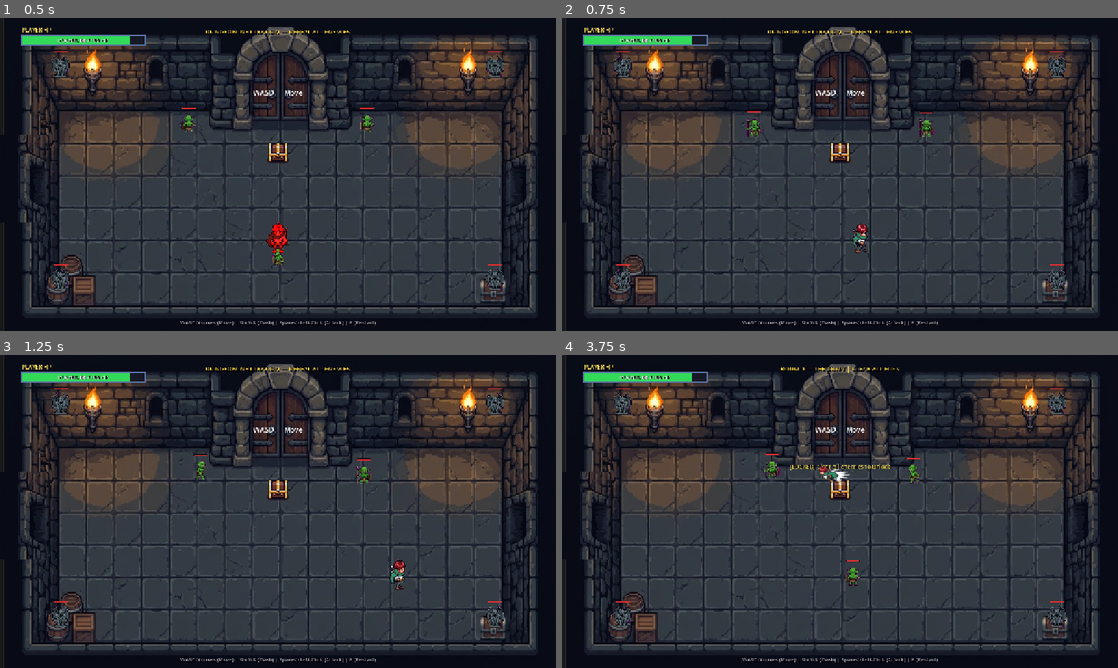
Above: before the commit, frames 1-4 (two rows, left to right).
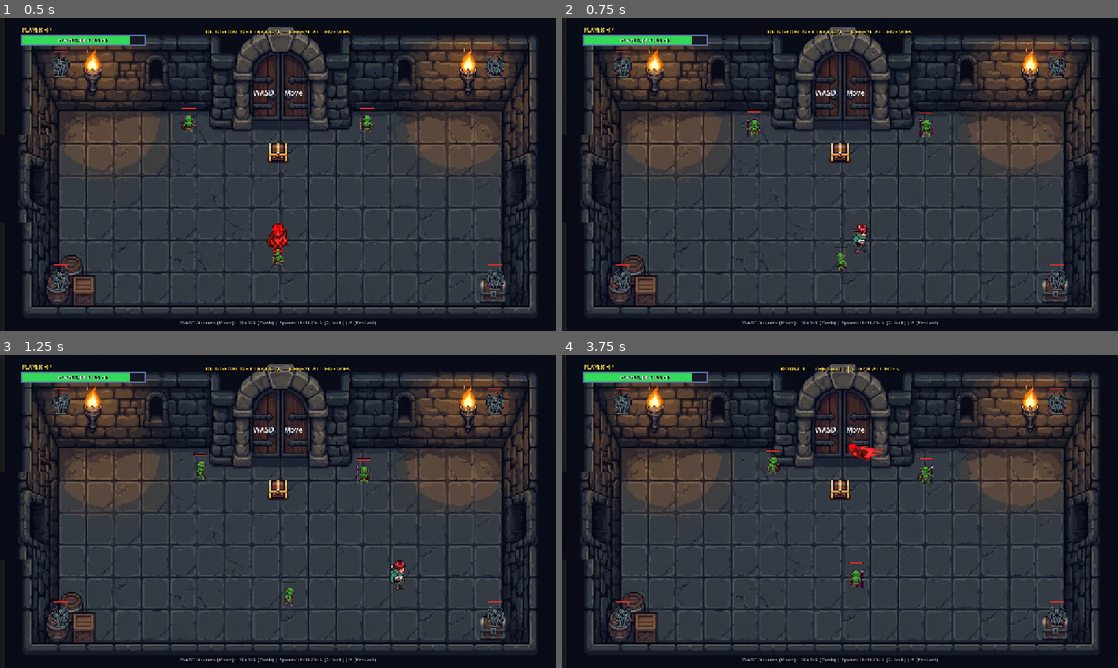
Above: after the commit, the same moments.

Repository: dakshshrivastava2025/SkillIssue.exe
Game: Godot game, scene res://scenes/enemies/main.tscn
The game is run twice, just before and just after one commit, with the same random seed, the same clock (stepped at 60 frames per second) and the same inputs.
Inputs (mouse positions are in pixels of both pictures, inside the frame that each line leads up to):
- Up to frame 1 (0.5 s): no input
- Up to frame 2 (0.75 s): tap Enter (ui_accept) at 0.5 s; move the mouse to (962, 158) at 0.52 s; hold Right (move_right) from 0.53 s (still down); hold J (attack) from 0.53 s (still down); click (962, 158) at 0.67 s
- Up to frame 3 (1.25 s): keep holding Right (move_right); keep holding J (attack); tap Enter (ui_accept) at 0.77 s; tap Shift (dash) at 0.8 s
- Up to frame 4 (3.75 s): move the mouse to (728, 527) at 1.27 s; release Right (move_right) at 1.28 s; release J (attack) at 1.28 s; hold Down (move_down) 1.28-2.03 s; tap Shift (dash) at 1.35, 3.05, 3.6 s; tap Enter (ui_accept) at 1.52, 3.02 s; tap R at 1.55, 2.1 s; move the mouse to (895, 442) at 2.02 s; hold Right (move_right) 2.03-2.78 s; hold J (attack) 2.03-2.78 s; move the mouse to (812, 574) at 2.77 s; hold Up (move_up) 2.78-3.53 s; tap J (attack) at 2.85 s; click (812, 574) at 2.92 s; move the mouse to (1006, 558) at 3.52 s; hold Left (move_left) from 3.53 s (still down)

Frame 1 is identical in both runs. In frame 2, less than 0.1% of the frame differs, in the area x 49-52%, y 73-82%; in frame 3, less than 0.1%; in frame 4, 1.1%, in the area x 36-67%, y 27-75%.
Error after the commit: Parse Error: Function "reset_full_session" has the same name as a previously declared function. (res://autoload/AIDirector.gd:380)

Commit message:
Fix restart to fully clear all telemetry/buff data and base stats (1-shot initial goblins), and add +20 HP heal on new levels below 75% HP

Diff:
--- a/autoload/AIDirector.gd
+++ b/autoload/AIDirector.gd
@@ -349,3 +349,36 @@
 		kills, retreat_time, dominant_dodge if dominant_dodge != "" else "none",
 		str(is_aggressive), str(is_retreater), str(attack_is_rhythmic)
 	]
+
+## Clears all tracked telemetry, player habits, modifiers, and session state for a completely fresh run.
+func reset_all_data() -> void:
+	kills = 0
+	damage_dealt_total = 0.0
+	damage_taken_total = 0.0
+	damage_taken_recent = 0.0
+	missed_attacks = 0
+	hit_attacks = 0
+	consecutive_misses = 0
+	dodge_counts = {"left": 0, "right": 0, "up": 0, "down": 0}
+	retreat_time = 0.0
+	retreat_timer_streak = 0.0
+	attack_timestamps.clear()
+	current_room = 1
+	dominant_dodge = ""
+	is_aggressive = false
+	is_retreater = false
+	attack_is_rhythmic = false
+	speed_debuff_active = false
+	damage_debuff_active = false
+	dash_disabled_active = false
+	_session_start = Time.get_ticks_msec() / 1000.0
+	_signals_fired.clear()
+	intervention_cooldowns.clear()
+	emit_signal("state_space_updated", get_state_space_vector())
+	print("[AIDirector] All telemetry and habit tracking data cleared for fresh run.")
+
+func reset_full_session() -> void:
+	reset_all_data()
+
+func reset() -> void:
+	reset_all_data()
--- a/scripts/game_manager.gd
+++ b/scripts/game_manager.gd
@@ -41,11 +41,17 @@
 				elif e.has_method("take_damage"):
 					e.take_damage(9999.0)
 		elif event.keycode == KEY_R:
-			print("[GameManager] Restarting current run (R)...")
-			var p = get_tree().get_first_node_in_group("player")
-			if p and is_instance_valid(p) and p.has_method("reset_state"):
-				p.reset_state()
-			load_room(0)
+			restart_game()
+
+func restart_game() -> void:
+	print("[GameManager] Restarting game (R) — clearing all telemetry, buffs, and habits for fresh run...")
+	var ai = get_node_or_null("/root/AIDirector")
+	if ai and ai.has_method("reset_all_data"):
+		ai.reset_all_data()
+	var p = get_tree().get_first_node_in_group("player")
+	if p and is_instance_valid(p) and p.has_method("reset_state"):
+		p.reset_state()
+	load_room(0)
 
 ## Load a room by index (0-4).
 func load_room(index: int) -> void:
@@ -56,11 +62,19 @@
 
 	current_room_index = index
 
-	# If restarting from room 0, ensure player is fully restored
+	# If restarting from room 0, ensure all telemetry and player data is fully cleared
 	if index == 0:
+		var ai = get_node_or_null("/root/AIDirector")
+		if ai and ai.has_method("reset_all_data"):
+			ai.reset_all_data()
 		var p = get_tree().get_first_node_in_group("player")
 		if p and is_instance_valid(p) and p.has_method("reset_state"):
 			p.reset_state()
+	else:
+		# Heal +20 HP if below 75% max health for every new level
+		var p = get_tree().get_first_node_in_group("player")
+		if p and is_instance_valid(p) and p.has_method("on_new_level_entered"):
+			p.on_new_level_entered(index + 1)
 
 	# Clear previous room
 	if _current_room_instance and is_instance_valid(_current_room_instance):
--- a/scripts/player/player_controller.gd
+++ b/scripts/player/player_controller.gd
@@ -94,6 +94,8 @@
 
 	_play_anim("idle")
 
+var _last_healed_level: int = 1
+
 func reset_state() -> void:
 	is_dead = false
 	invulnerable = false
@@ -102,11 +104,21 @@
 	_is_on_ice = false
 	_ice_drift = Vector2.ZERO
 	damage_resistance = 0.0
-	attack_damage = 10.0
-	speed = 130.0
+	attack_damage = 25.0
+	speed = 240.0
 	max_health = 100.0
 	active_buffs.clear()
+	unlocked_abilities = {
+		"dash": true,
+		"attack_boost": false,
+		"health_boost": false,
+		"speed_boots": false
+	}
+	invert_controls = false
+	attack_spam_streak = 0
+	attack_count = 0
 	attack_cooldown = 0.0
+	_last_healed_level = 1
 	_current_hp = max_health
 	health_changed.emit(_current_hp, max_health)
 	if anim_sprite:
@@ -114,7 +126,33 @@
 	else:
 		modulate = Color.WHITE
 	_play_anim("idle")
-	print("[Player] State & Health reset to %.1f/%.1f" % [_current_hp, max_health])
+	print("[Player] State & Health fully reset (HP: %.1f/%.1f, ATK: %.1f, SPD: %.1f)" % [
+		_current_hp, max_health, attack_damage, speed
+	])
+
+## Called when entering any new level. Restores +20 HP if below 75% max health.
+func on_new_level_entered(level_number: int = 0) -> void:
+	if is_dead or _current_hp <= 0.0:
+		return
+	if level_number > 0 and level_number == _last_healed_level:
+		return
+	if level_number > 0:
+		_last_healed_level = level_number
+
+	var threshold = max_health * 0.75
+	if _current_hp < threshold:
+		var heal_amount: float = 20.0
+		var old_hp: float = _current_hp
+		_current_hp = min(_current_hp + heal_amount, max_health)
+		health_changed.emit(_current_hp, max_health)
+		_flash_buff(Color(0.3, 2.0, 0.4, 1.0))
+		var msg = "💚 LEVEL SURVIVAL: Restored +%.0f HP (was below 75%%)! HP: %.0f/%.0f" % [
+			heal_amount, _current_hp, max_health
+		]
+		print("[Player] %s" % msg)
+		var ai = get_node_or_null("/root/AIDirector")
+		if ai and ai.has_signal("director_intervention_triggered"):
+			ai.director_intervention_triggered.emit("heal", msg)
 
 func reset_health() -> void:
 	reset_state()
@@ -426,7 +464,7 @@
 	var message = ""
 	match chosen_buff:
 		"strength_buff", "attack_boost":
-			attack_damage = max(10.0, attack_damage - 8.0)
+			attack_damage = max(25.0, attack_damage - 8.0)
 			message = "⚠️ CURSE: Boss shattered your STRENGTH BUFF! (-8 Attack Damage)"
 			print("[Player] Boss stripped strength buff! Attack damage is now %.1f" % attack_damage)
 		"resistance_buff", "frost_resistance":
@@ -434,7 +472,7 @@
 			message = "⚠️ CURSE: Boss shattered your RESISTANCE BUFF! (Lost 20% Resistance)"
 			print("[Player] Boss stripped resistance buff! Resistance is now %.0f%%" % (damage_resistance * 100.0))
 		"speed_boots":
-			speed = max(130.0, speed - 35.0)
+			speed = max(240.0, speed - 35.0)
 			message = "⚠️ CURSE: Boss drained your SPEED BUFF! (-35 Movement Speed)"
 			print("[Player] Boss stripped speed buff! Movement speed is now %.1f" % speed)
 		"health_buff", "health_boost":
--- a/scripts/room_base.gd
+++ b/scripts/room_base.gd
@@ -53,6 +53,10 @@
 		if existing.get("is_dead") or existing.get("health") <= 0.0:
 			if existing.has_method("reset_state"):
 				existing.reset_state()
+		else:
+			var r_num = _get_room_number()
+			if r_num > 1 and existing.has_method("on_new_level_entered"):
+				existing.on_new_level_entered(r_num)
 		return
 
 	# First time: create the player from player.tscn scene if available
